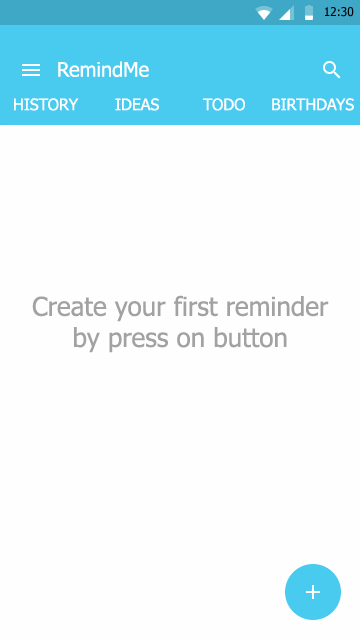
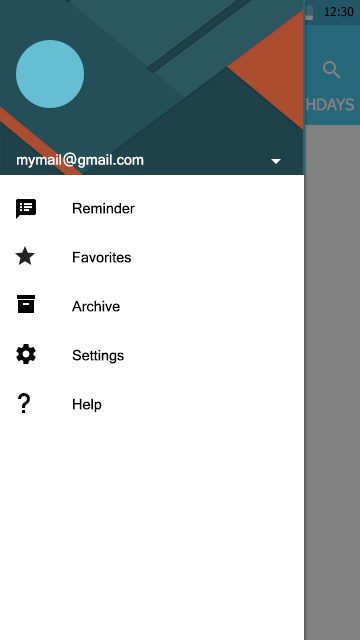
Layers edited between the first and the second 360px x 640px image:
hid group "Body" (43 layers) over [8, 149, 355, 625]
added group "NawDrawer" with 27 layers above "ToolBar" over [0, 0, 360, 640]
added layer "Эллипс 2" in group "NawDrawer" over [16, 40, 84, 108]
added layer "mymail@gmail.com" in group "NawDrawer" over [17, 152, 144, 168]
added group "item5" with 3 layers in group "NawDrawer" over [18, 393, 102, 413]
added layer "Help" in group "item5" over [73, 398, 102, 413]
added layer "Прямоугольник 3" (1st of 5, in "NawDrawer" › "item5") (14%) in group "item5" over [18, 393, 102, 413]
added group "item4" with 3 layers in group "NawDrawer" over [16, 295, 304, 364]
added layer "Settings" in group "item4" over [72, 349, 124, 364]
added layer "Прямоугольник 3" (2nd of 5, in "NawDrawer" › "item4") (14%) in group "item4" over [16, 330, 287, 364]
added group "item3" with 2 layers in group "NawDrawer" over [17, 295, 304, 329]
added layer "Archive" in group "item3" over [72, 300, 120, 312]
added layer "Прямоугольник 3" (3rd of 5, in "NawDrawer" › "item3") (14%) in group "item3" over [17, 295, 304, 329]
added group "item2" with 3 layers in group "NawDrawer" over [15, 246, 131, 265]
added layer "Favorites" in group "item2" over [73, 251, 131, 263]
added layer "Прямоугольник 3" (4th of 5, in "NawDrawer" › "item2") (14%) in group "item2" over [15, 246, 131, 265]
added group "item1" with 3 layers in group "NawDrawer" over [16, 199, 135, 219]
added layer "Reminder" in group "item1" over [73, 202, 135, 214]
added layer "Прямоугольник 3" (5th of 5, in "NawDrawer" › "item1") (14%) in group "item1" over [16, 199, 135, 219]
added layer "images" (61%) in group "NawDrawer" over [0, 0, 303, 175]
added layer "Прямоугольник 2" in group "NawDrawer" over [0, 0, 305, 175]
added layer "Прямоугольник 1 копия" in group "NawDrawer" over [0, 0, 304, 619]
added layer "Прямоугольник 1" (50%) in group "NawDrawer" over [0, 0, 360, 640]
…and 6 more changes (6 added)
